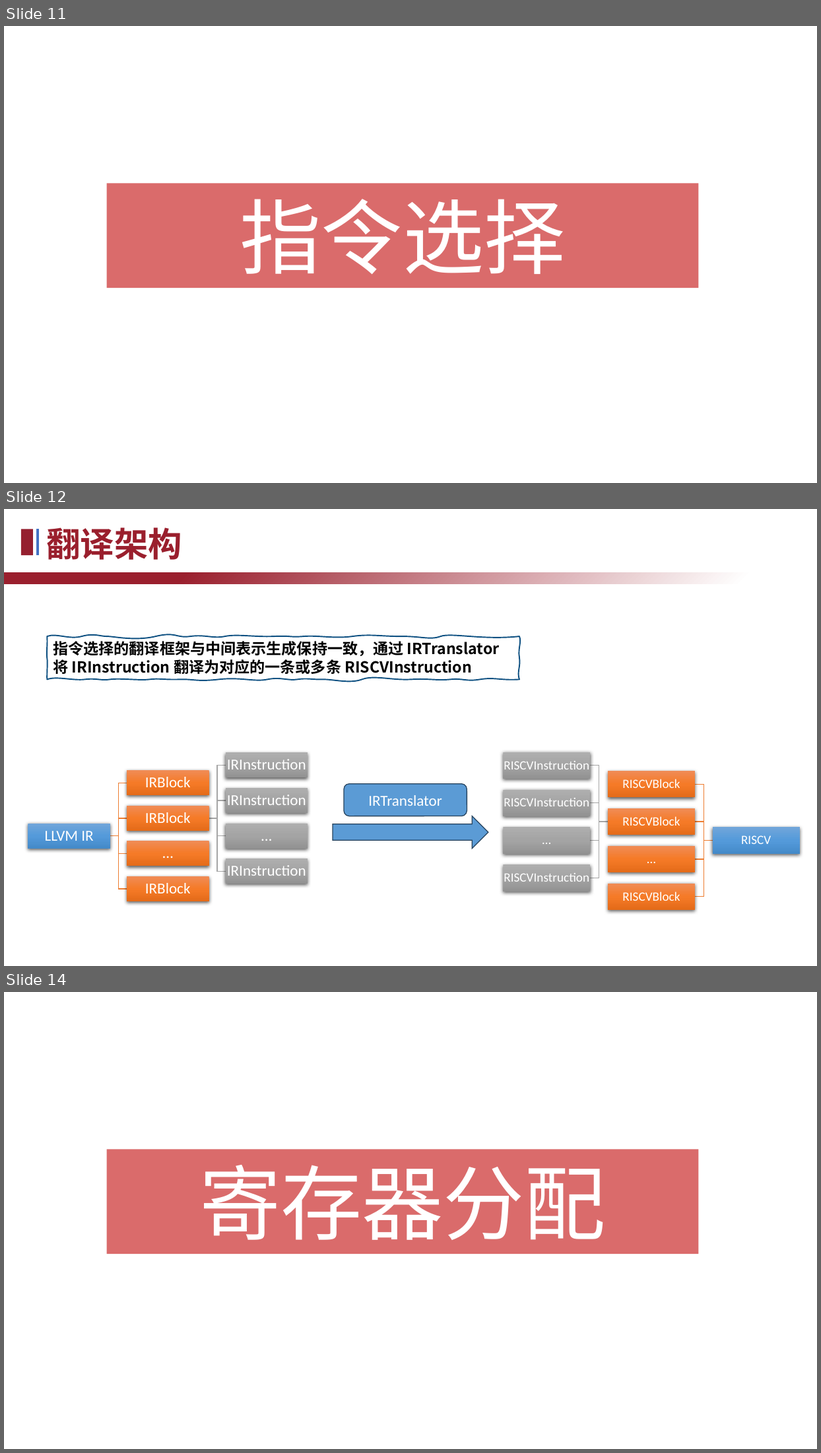
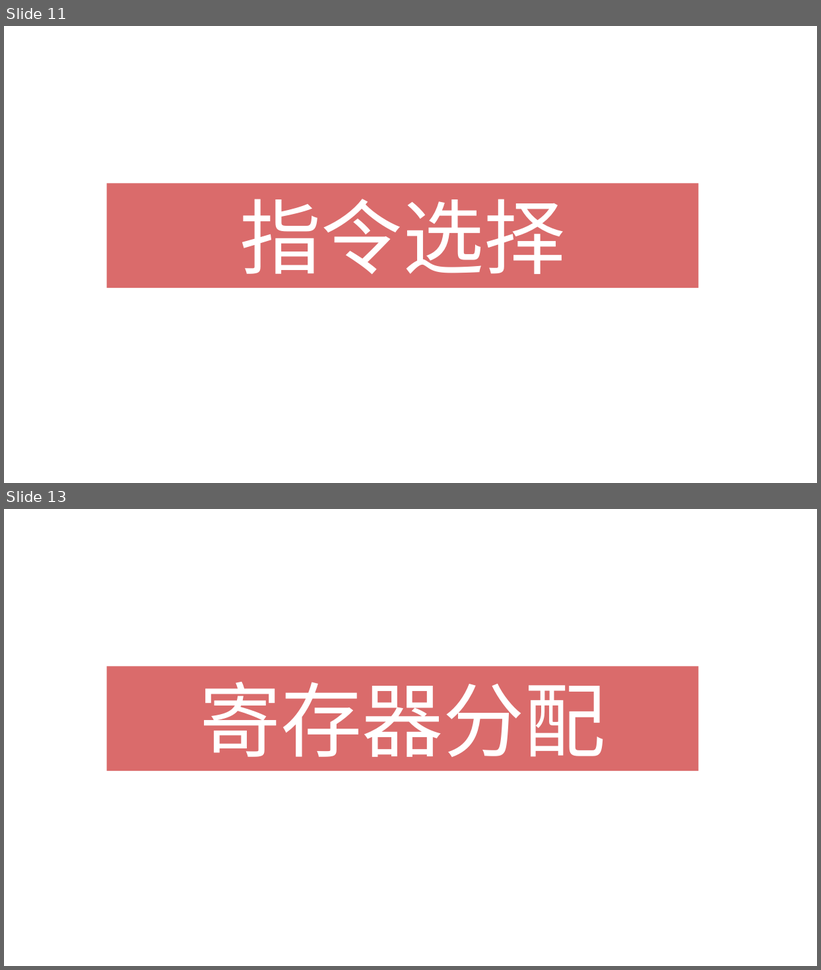
Before and after one commit to TheSkyFuker54188/Compiler-2025, a slide deck: doc/2025编译系统设计赛答辩.pptx. Shown one above the other, each under a label of ours: slides 11, 12 and 14 before the commit, slides 11 and 13 after it; the slides between them are not shown. The pictures are 821x1453 and 821x970 pixels, drawn with LibreOffice and Linux fonts; fonts in the diff are those of the drawing. Boxes give left, top, right and bottom in pixels: in the first picture for what was removed or moved away, otherwise in the second. Text is boxed around its words. In the diff, an @@ line names an element or a change of style, - is before the commit and + after.

Commit message:
fix: fix ppt(指令选择、寄存器分配)

```diff
--- a/doc/2025编译系统设计赛答辩.pptx
+++ b/doc/2025编译系统设计赛答辩.pptx
@@ slide 12 removed at [4, 509, 817, 966], background #FFFFFF @@
@@ text removed at [47, 527, 182, 560] @@
-翻译架构
@@ rectangle removed at [21, 529, 32, 555] @@
@@ line removed from (38, 529) to (38, 555) @@
@@ rectangle removed at [4, 572, 816, 584] @@
@@ rectangle removed at [4, 572, 816, 584] @@
@@ freeform shape removed at [48, 636, 520, 680] @@
-指令选择的翻译框架与中间表示生成保持一致，通过 IRTranslator 将 IRInstruction 翻译为对应的一条或多条 RISCVInstruction
@@ rounded rectangle removed at [344, 784, 467, 817] @@
-IRTranslator
@@ right arrow removed at [333, 817, 488, 849] @@
@@ group removed at [28, 753, 308, 902]: 9 rectangles, 9 texts, 8 freeform shapes @@
-LLVM IR
-IRBlock
-IRBlock
-IRInstruction
-IRInstruction
-…
-IRInstruction
-…
-IRBlock
@@ group removed at [503, 753, 800, 910]: 9 rectangles, 9 texts, 8 freeform shapes @@
-RISCV
-RISCVBlock
-RISCVBlock
-RISCVInstruction
-RISCVInstruction
-…
-RISCVInstruction
-…
-RISCVBlock
@@ what was slide 14 is now slide 13 @@
```
Also in this commit, not shown: 2 slides added, 2 other slides removed.
